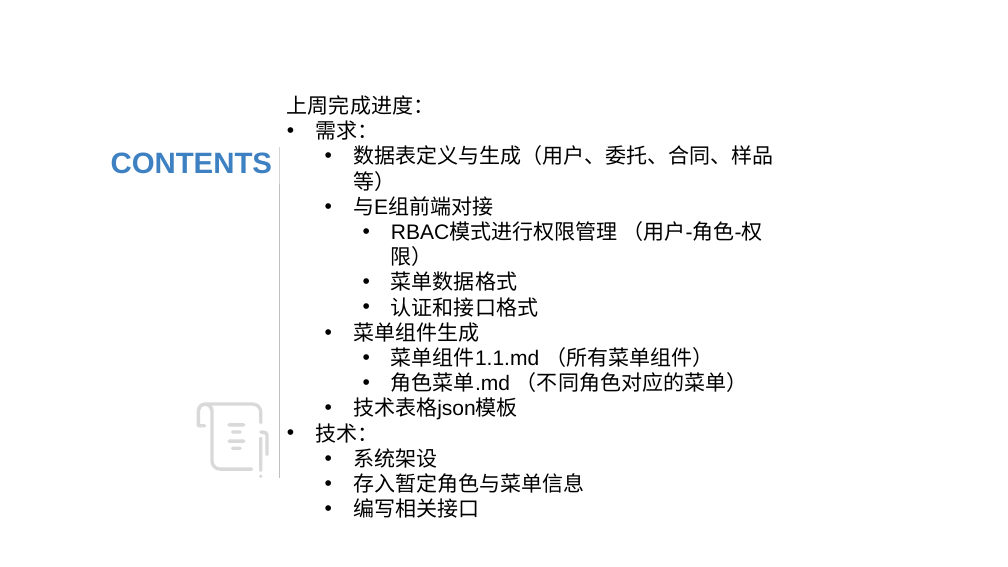
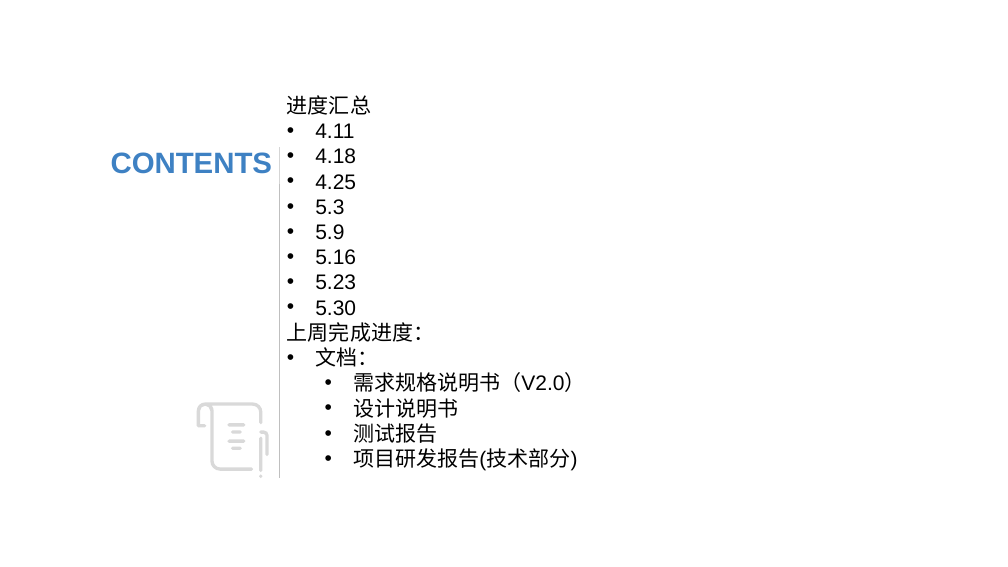
Before and after one commit to NJU610/NJUTesting, a slide deck: slide 2 of 文档/汇报ppt/6.6汇报.pptx. Drawn at 1008x567 pixels with LibreOffice and Linux fonts; fonts in the diff are those of the drawing. Boxes give left, top, right and bottom in pixels: in the first picture for what was removed or moved away, otherwise in the second. Text is boxed around its words. In the diff, an @@ line names an element or a change of style, - is before the commit and + after.

```diff
--- a/文档/汇报ppt/6.6汇报.pptx
+++ b/文档/汇报ppt/6.6汇报.pptx
@@ text at [287,95,371,316]: paragraphs added @@
+进度汇总
+• 4.11
+• 4.18
+• 4.25
+• 5.3
+• 5.9
+• 5.16
+• 5.23
+• 5.30
@@ text at [315,347,586,471]: text changed @@
-• 需求：
-  • 数据表定义与生成（用户、委托、合同、样品等）
-  • 与E组前端对接
-    • RBAC模式进⾏权限管理 （用户-角色-权限）
-    • 菜单数据格式
-    • 认证和接口格式
-  • 菜单组件生成
-    • 菜单组件1.1.md （所有菜单组件）
-    • 角色菜单.md （不同角色对应的菜单）
-  • 技术表格json模板
-• 技术：
-  • 系统架设
-  • 存入暂定角色与菜单信息
-  • 编写相关接口
+• 文档：
+  • 需求规格说明书（V2.0）
+  • 设计说明书
+  • 测试报告
+  • 项目研发报告(技术部分)
```
